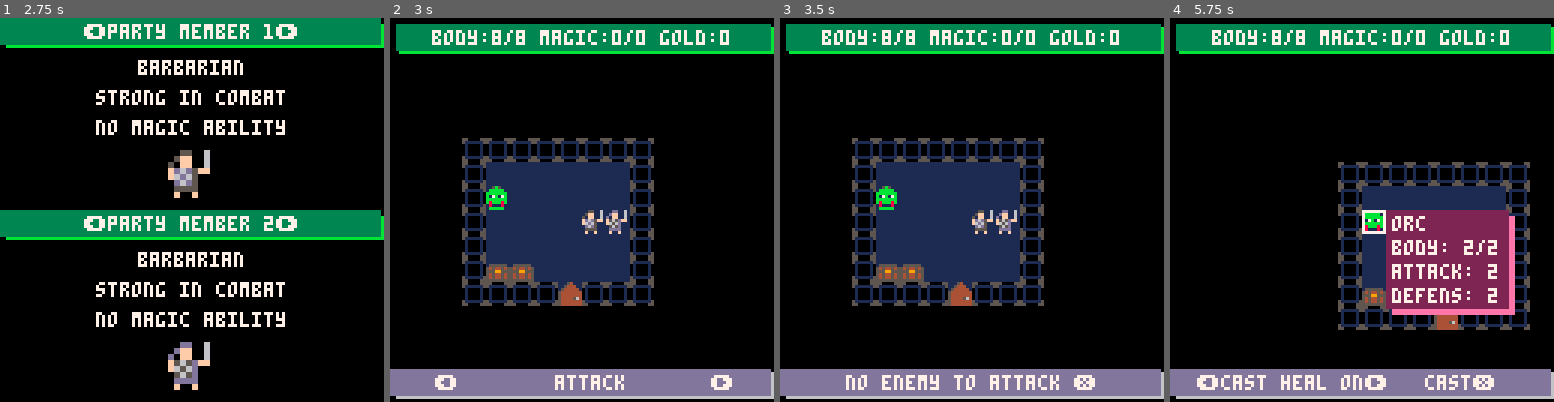
Above: before the commit, frames 1-4 (left to right).
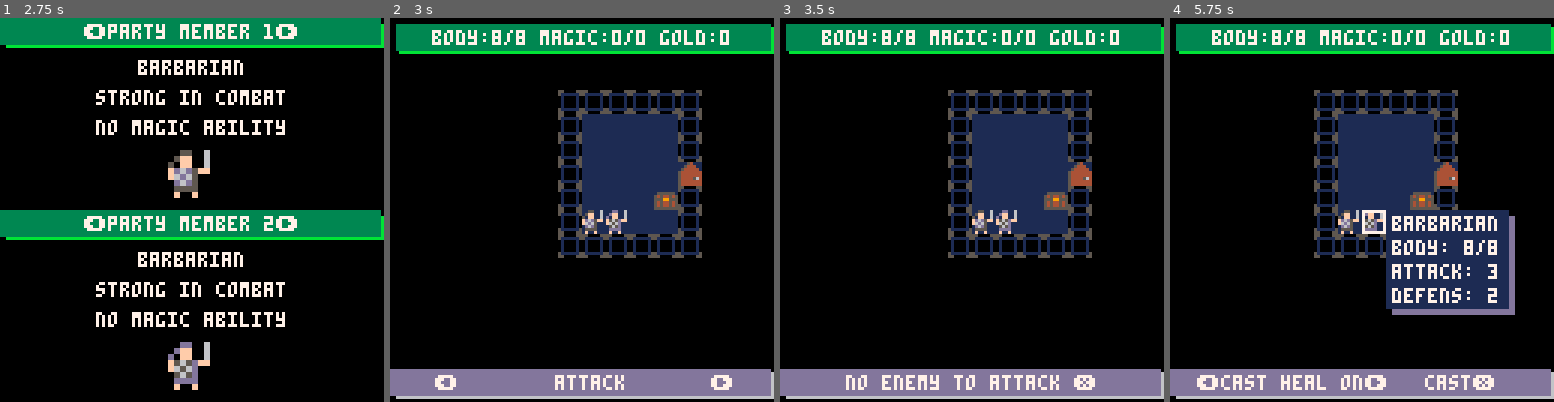
Above: after the commit, the same moments.

Repository: rad-corps/HQuest
Game: PICO-8 cartridge hq.p8
Two runs of this game, one before a commit and one after it. Both use one fixed random seed, a clock stepped at 60 frames per second and the inputs below.
Inputs:
- Up to frame 1 (2.75 s): tap O (Z key) at 0.33, 0.7, 1.43, 2.22 s; tap X (X key) at 1.07, 2.07, 2.4, 2.73 s; hold Left 1.97-2.37 s; hold Down from 2.42 s (still down)
- Up to frame 2 (3 s): release Down at 2.82 s; hold Right from 2.87 s (still down)
- Up to frame 3 (3.5 s): keep holding Right; tap X (X key) at 3.07, 3.4 s; tap O (Z key) at 3.1 s
- Up to frame 4 (5.75 s): release Right at 3.53 s; hold Up 3.58-4.08 s; tap X (X key) every 0.33 s from 3.73 to 5.73 s; tap O (Z key) at 3.98, 4.87 s; hold Right 4.13-4.53 s; hold Down 4.58-5.08 s; hold Left from 5.13 s (still down)

Frame 1 is identical in both runs. In frame 2, 20% of the frame differs, in the area x 18-82%, y 18-75%; in frame 3, 20%; in frame 4, 21%, in the area x 37-94%, y 18-82%.

Commit message:
final quests WIP

Diff:
--- a/hq.p8
+++ b/hq.p8
@@ -4,7 +4,7 @@
 
 function get_mission(num)
 	local l_mission = {}
-	if num == 3 then
+	if num == 4 then
 l_mission = {
 starting_point = {20,19},
 door_locations =
@@ -101,7 +101,7 @@
 end_tile = {15,11}
 }
 
-elseif num == 1 then
+elseif num == 3 then
 l_mission = {
 starting_point = {18,12},
 door_locations =
@@ -218,13 +219,109 @@
 ,
 end_tile = {17,12}
 }
+
+elseif num == 1 then
+l_mission = {
+starting_point = {2,10},
+door_locations =
+[[6,8|
+9,5|
+11,6|
+11,3|
+15,3|
+3,1|
+18,4|
+20,1|]],
+enemies =
+[[9,7,1|
+13,3,1|
+17,3,1|
+17,5,1|
+8,2,1|
+10,2,1|
+4,0,2|]],
+rocks =
+[[1,0|
+22,0|]],
+chest_data =
+[[5, 2, 1, 200|
+9, 10, 1, 100|
+10, 10, 1, 100|
+16, 7, 1, 100|
+17, 7, 1, 100|
+16, 1, 1, 100|
+17, 1, 1, 100|
+5,9,2,-1|]],
+end_tile = {2,3}
+}
+
+elseif num == 5 then
+l_mission = {
+starting_point = {20,19},
+door_locations =
+[[18,20|
+15,19|
+15,21|
+11,20|
+5,20|
+5,22|
+3,18|
+7,17|
+9,17|
+8,15|
+5,15|
+1,15|
+13,7|
+11,3|
+9,5|
+7,5|
+6,7|
+3,5|
+4,1|
+20,1|
+22,3|
+23,6|
+25,6|
+29,6|
+32,3|
+27,9|
+32,15|
+27,15|
+25,13|
+20,12|]],
+enemies =
+[[13,19,1|]],
+rocks =
+[[1,0|]]
+,
+chest_data =
+[[5, 2, 2, -1|]]
+,
+end_tile = {17,12}
+}
+
+elseif num == 6 then
+l_mission = {
+starting_point = {2,4},
+door_locations =
+[[3,1|]],
+enemies =
+[[7,2,1|]],
+rocks =
+[[1,0|]]
+,
+chest_data =
+[[5, 2, 2, -1|]]
+,
+end_tile = {17,12}
+}
 	end
 	return l_mission
 end
 
 function _init()
 camera()
-num_missions=3
+num_missions=6
 cnt = 0
 --music()
 app_state = mms
@@ -274,14 +371,14 @@
 }
 
 enemy_type = {
-{"goblin",7,2,1,1,1, 16},
+{"goblin",4,1,1,1,1,16},
 {"skeleton",6,2,2,1,0, 17},
-{"zombie",5,2,3,1,0,18},
-{"orc",8,2,2,2,2,19},
+{"zombie",3,2,1,3,0,18},
+{"orc",8,2,3,2,2,19},
 {"fimir",6,3,3,2,3,20},
-{"mummy",4,3,4,2,0,21},
-{"chaos warrior",7,4,4,3,3,22},
-{"gargoyle",6,4,5,3,4,23},
+{"mummy",4,4,2,3,0,21},
+{"chaos warrior",8,4,4,4,3,22},
+{"gargoyle",0,7,7,10,4,23},
 }
 
 spell_list = {
Not shown, changed: quest1.png
Not shown, changed: quest2.png
Not shown, changed: quest3.png
Not shown, added: quest4_lost.png
Not shown, added: quest5.png
Not shown, added: quest6.png
Not shown, added: quest_template.png
